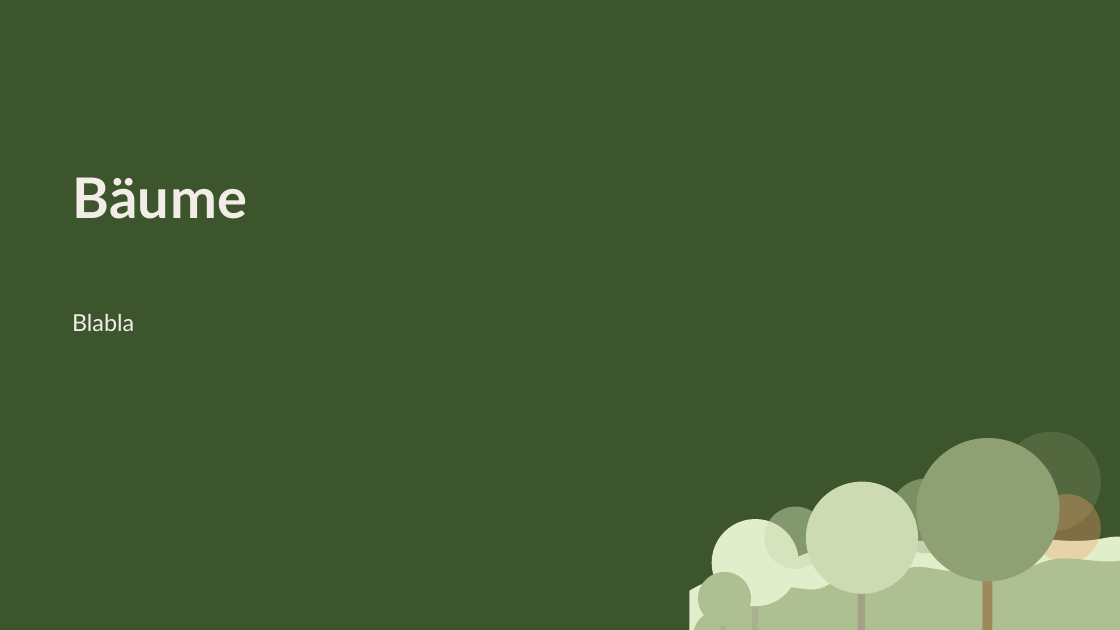
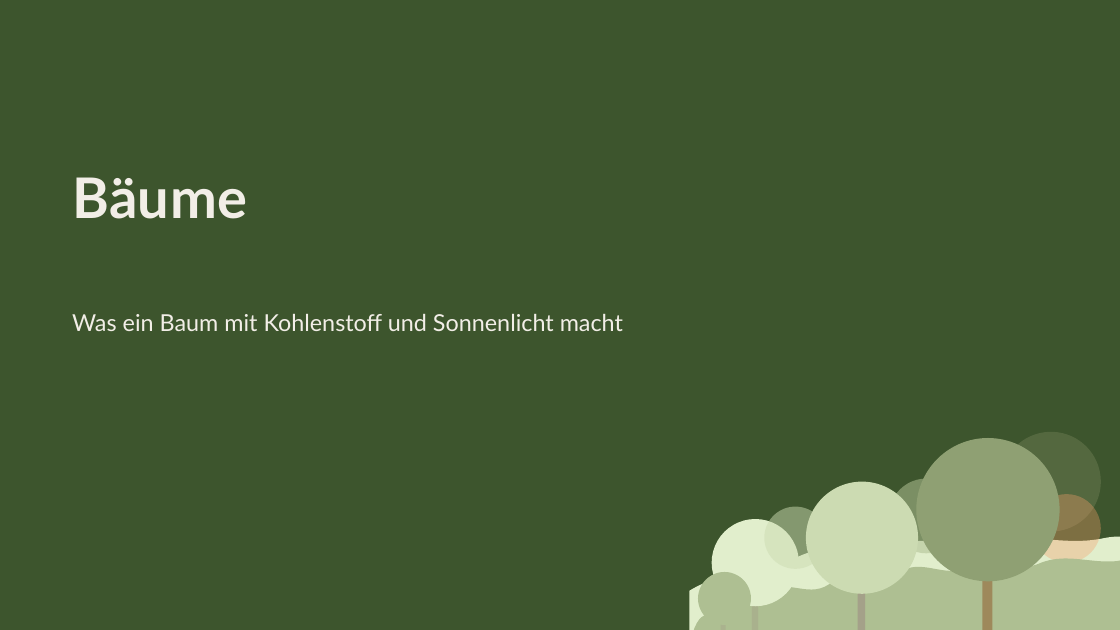
Before and after one commit to TimoDiepers/woodway, a slide deck: slide 5 of docs/slides/dissvortrag.pptx. Drawn at 1120x630 pixels with LibreOffice and Linux fonts; fonts in the diff are those of the drawing. Boxes give left, top, right and bottom in pixels: in the first picture for what was removed or moved away, otherwise in the second. Text is boxed around its words. In the diff, an @@ line names an element or a change of style, - is before the commit and + after.

```diff
--- a/docs/slides/dissvortrag.pptx
+++ b/docs/slides/dissvortrag.pptx
@@ subtitle at [72, 314, 623, 331]: text changed @@
-Blabla
+Was ein Baum mit Kohlenstoff und Sonnenlicht macht
```
Also in this commit, not shown: 4 other slides changed, 4 slides added.
